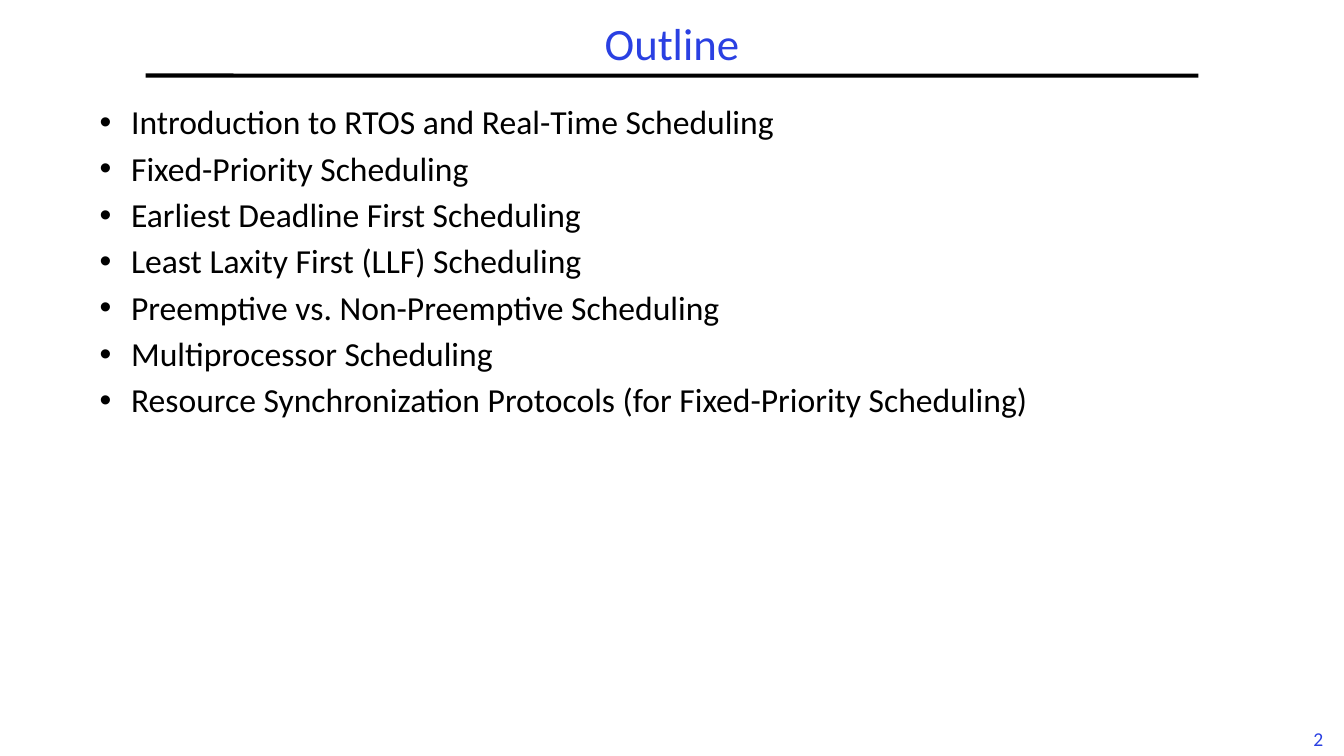
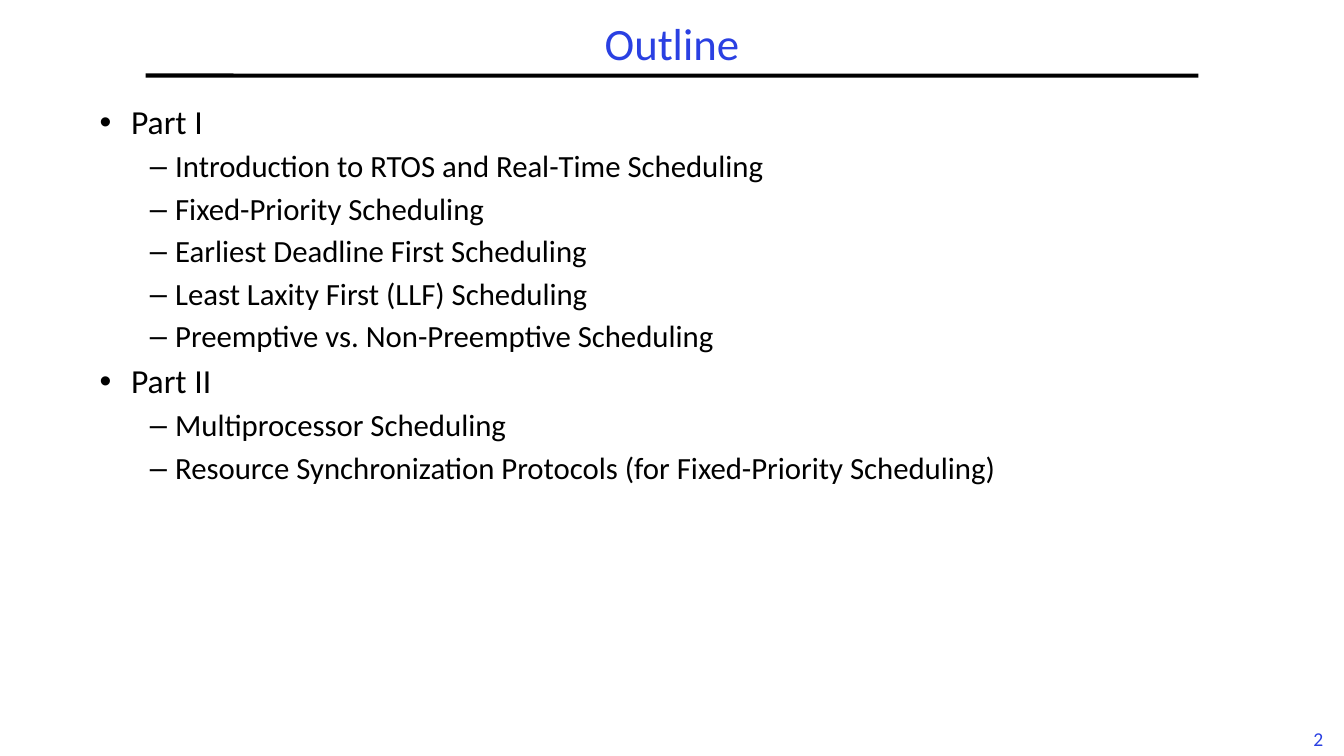
Before and after one commit to guhofstra/CSC256Fa25, a slide deck: slide 2 of PPTs/L6-RTScheduling II.pptx. Drawn at 1344x756 pixels with LibreOffice and Linux fonts; fonts in the diff are those of the drawing. Boxes give left, top, right and bottom in pixels: in the first picture for what was removed or moved away, otherwise in the second. Text is boxed around its words. In the diff, an @@ line names an element or a change of style, - is before the commit and + after.

```diff
--- a/PPTs/L6-RTScheduling II.pptx
+++ b/PPTs/L6-RTScheduling II.pptx
@@ text at box(131, 112, 202, 135): paragraph added @@
+• Part I
@@ text at box(175, 155, 995, 485): size 24 to 22 pt; bullet • to –; list level 1 to 2 in "Introduction to RTOS and Real-Time ..."; list level 1 to 2 in "Fixed-Priority Scheduling"; list level 1 to 2 in "Earliest Deadline First Scheduling"; list level 1 to 2 in "Least Laxity First (LLF) Scheduling"; list level 1 to 2 in "Preemptive vs. Non-Preemptive Scheduling"; list level 1 to 2 in "Multiprocessor Scheduling"; list level 1 to 2 in "Resource Synchronization Protocols (for Fixed-Priority ..." @@
@@ text at box(131, 371, 211, 394): paragraph added @@
+• Part II
```
Also in this commit, not shown: 4 other slides changed, 1 slide removed, 3 other files.
